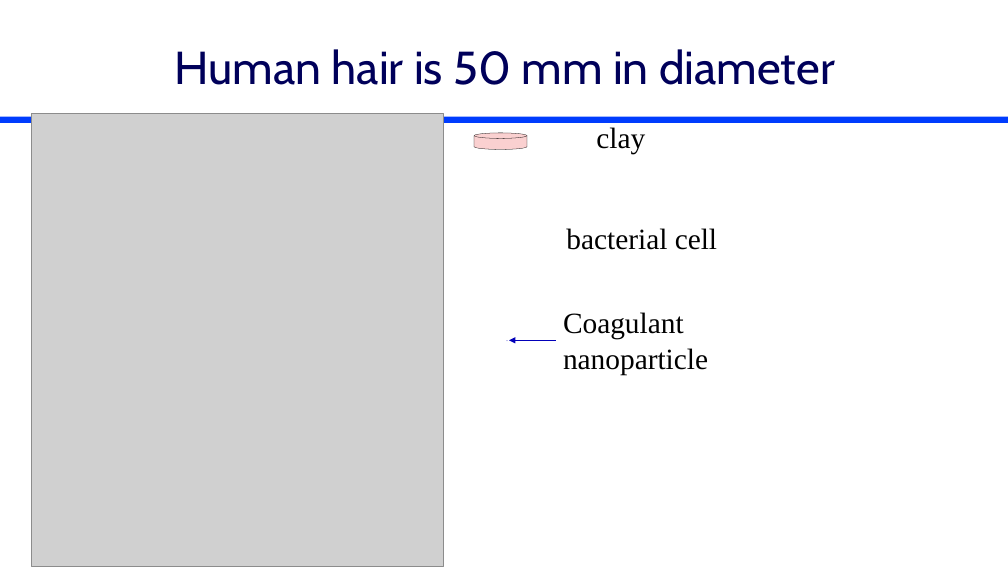
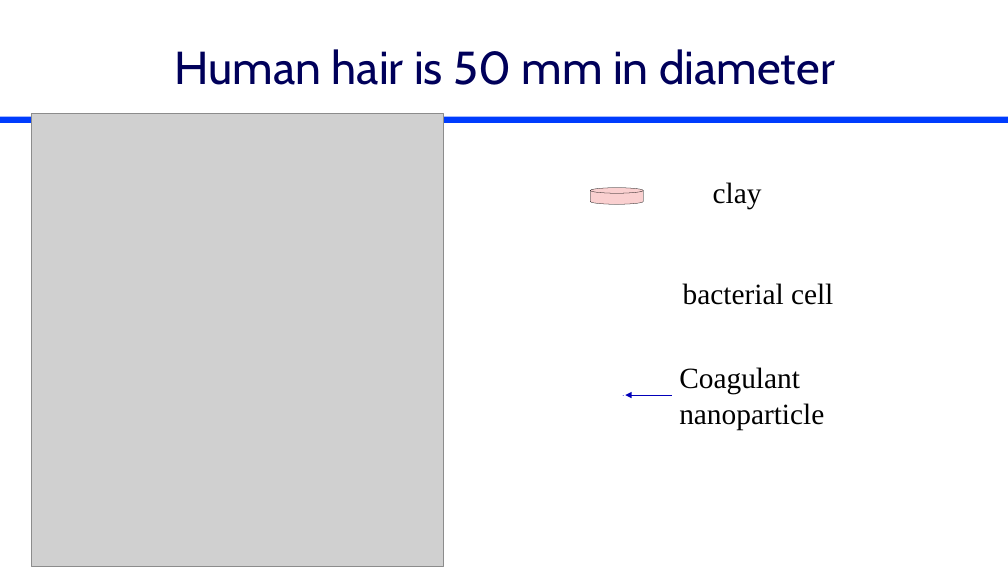
Before and after one commit to monroews/CEE4520Lectures, a slide deck: slide 18 of Flocculation Introduction.pptx (slide 14 before the commit). Drawn at 1008x567 pixels with LibreOffice and Linux fonts; fonts in the diff are those of the drawing; grey boxes stand for pictures; background and template pictures are left out. Boxes give left, top, right and bottom in pixels: in the first picture for what was removed or moved away, otherwise in the second. Text is boxed around its words. In the diff, an @@ line names an element or a change of style, - is before the commit and + after.

```diff
--- a/Flocculation Introduction.pptx
+++ b/Flocculation Introduction.pptx
@@ 3 texts, 1 cylinder, 1 ellipse, 1 arrow: place and size @@
-3 texts, 1 cylinder, 1 ellipse, 1 arrow at (474, 127, 717, 375)
+3 texts, 1 cylinder, 1 ellipse, 1 arrow at (591, 182, 833, 430)
```
Also in this commit, not shown: 6 other slides changed.
